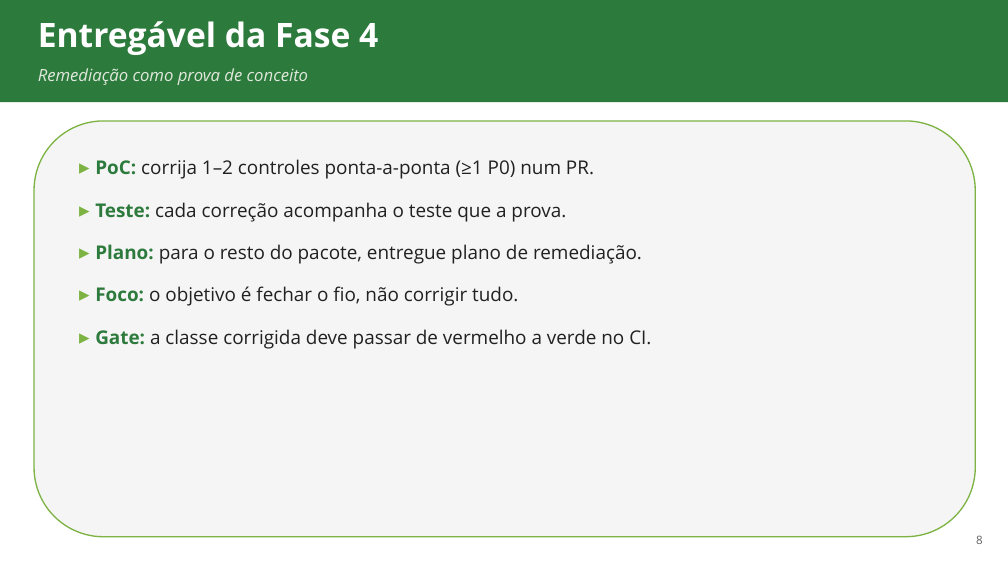
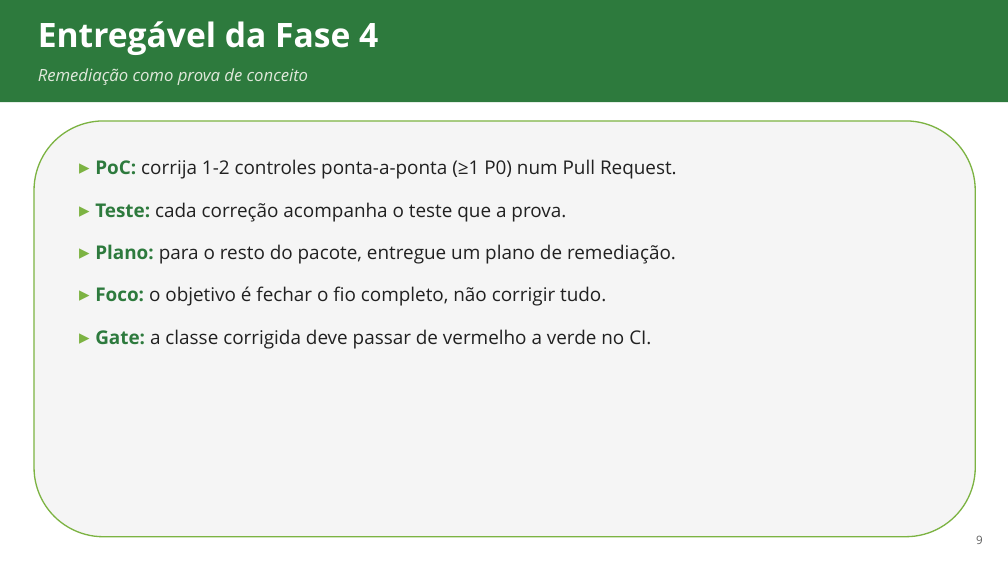
Before and after one commit to ads-sapucaia-ssc/SSC, a slide deck: slide 9 of aulas/aula-06-implementacao-segura.pptx (slide 8 before the commit). Drawn at 1008x567 pixels with LibreOffice and Linux fonts; fonts in the diff are those of the drawing. Boxes give left, top, right and bottom in pixels: in the first picture for what was removed or moved away, otherwise in the second. Text is boxed around its words. In the diff, an @@ line names an element or a change of style, - is before the commit and + after.

```diff
--- a/aulas/aula-06-implementacao-segura.pptx
+++ b/aulas/aula-06-implementacao-segura.pptx
@@ text at (95,159,677,179): text changed @@
-▸ PoC: corrija 1–2 controles ponta-a-ponta (≥1 P0) num PR.
+▸ PoC: corrija 1-2 controles ponta-a-ponta (≥1 P0) num Pull Request.
@@ text at (95,244,676,306): text changed @@
-▸ Plano: para o resto do pacote, entregue plano de remediação.
-▸ Foco: o objetivo é fechar o fio, não corrigir tudo.
+▸ Plano: para o resto do pacote, entregue um plano de remediação.
+▸ Foco: o objetivo é fechar o fio completo, não corrigir tudo.
@@ text at (976,535,983,544): text changed @@
-8
+9
```
Also in this commit, not shown: 3 other slides changed, 1 slide added, 10 other files.
